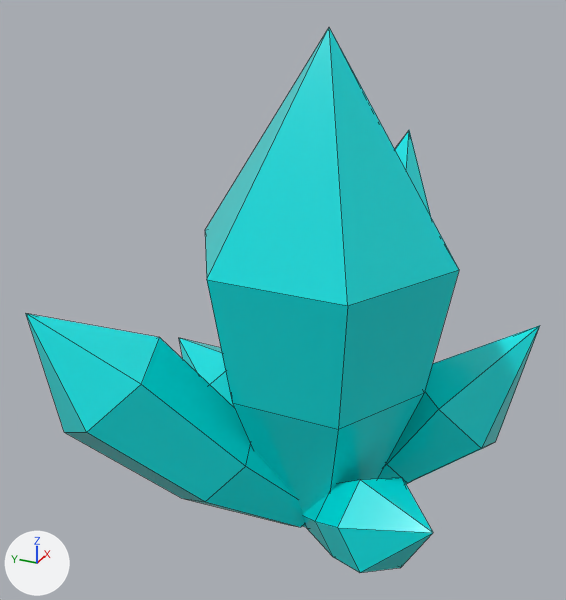
An edit to the OBJ model WorldBuildingFinal/Assets/Models/Scenery/Crystal.obj, drawn before and after from the same camera.
One viewpoint serves both versions: a 50 mm lens placed at (-2.65, -1.02, 2.29), pointed at (0.08, 0.21, 0.93). Every picture has the same lights, and +X, +Y and +Z are marked at lower left. The older version comes first. Mesh edges are drawn as thin lines. Where no turn or scale is listed for an object, it has been applied to the vertices.

The older version as bpy lines, for what is in view:
```python
me_crystal = bpy.data.meshes.new('Crystal')
me_crystal.from_pydata(...)  # 114 vertices, 108 faces; spans x -0.77..1.13, y -0.79..0.92, z -0.03..2.03
me_crystal.materials.append(mat_crystal)  # picture img_crystaldiffuse_png
ob_crystal = bpy.data.objects.new('Crystal', me_crystal)
ob_crystal.location = (0.0, 0.0, 0.0)
```
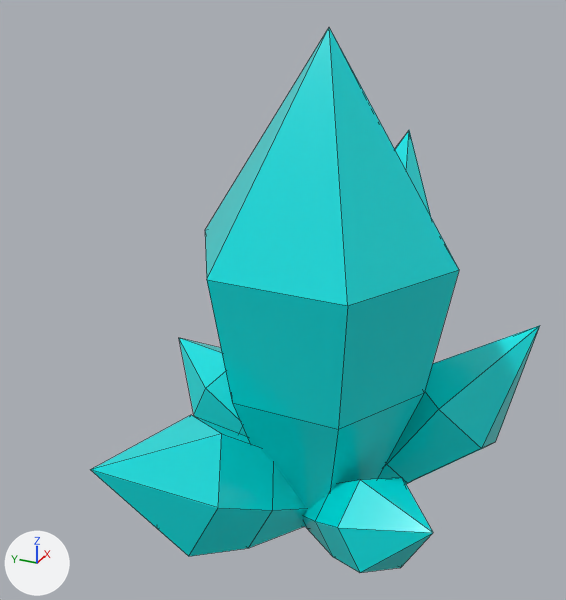
Boxes [x1, y1, x2, y2] around the edits, measured in the pictures (566 x 600 px):
'Crystal', reshaped (13% narrower)
    before: [26, 28, 540, 573]
    after: [91, 28, 540, 573]
part 1 of me_crystal, added (cyan)
    after: [91, 415, 307, 556]
part 2 of me_crystal, deleted (cyan)
    before: [26, 314, 305, 527]

What the commit changed:
me_crystal is used by ob_crystal; location (0.0, 0.0, 0.0).
me_crystal had 114 vertices, 108 faces and spanned x -0.77..1.13, y -0.79..0.92, z -0.03..2.03.
me_crystal now has 114 vertices, 108 faces and spans x -0.79..1.13, y -0.79..0.91, z -0.06..2.03.
me_crystal part 1: the loose piece of 19 vertices spanning x -0.48..-0.06, y -0.61..0.02, z -0.02..0.43 is copied, and the copy is multiplied about its middle by the matrix ((-0.41, 1.293, -0.419), (-1.244, -0.534, -0.428), (-0.547, 0.244, 1.287)), then moved by (-0.11, 0.58, 0.06); it spans x -0.79..0.05, y -0.06..0.6, z -0.06..0.58.
me_crystal part 2: the loose piece of 19 vertices spanning x -0.77..0.0, y -0.06..0.92, z -0.03..1.04 is deleted.
